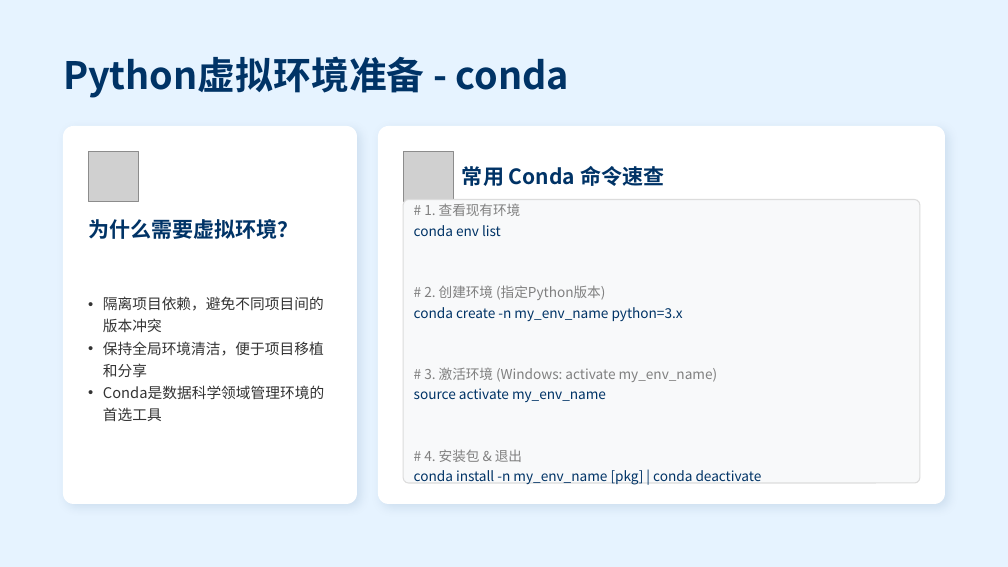
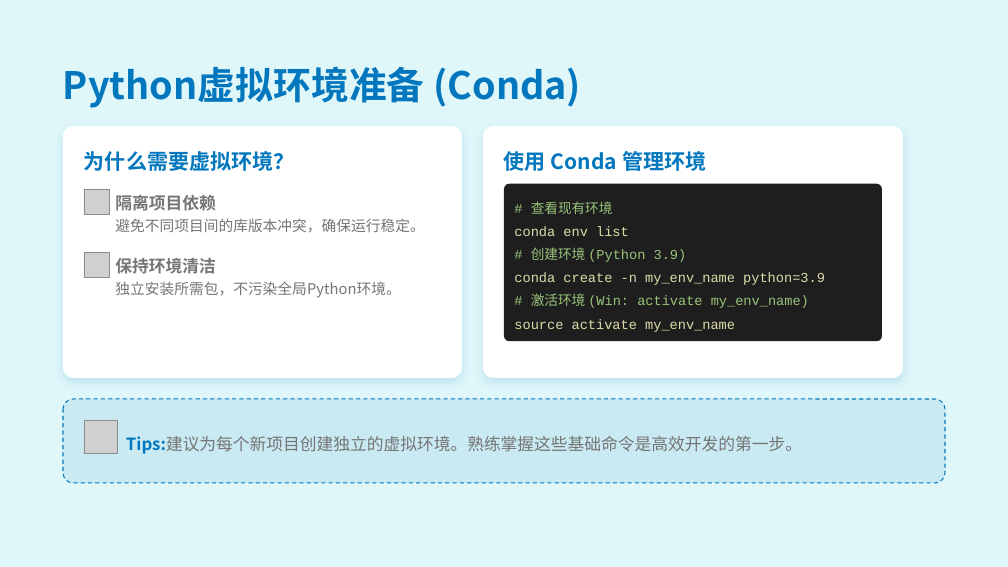
Before and after one commit to Soyoger/Python-LLM-Learning, a slide deck: slide 6 of Chapter02/大语言模型开发基础教学PPT.pptx (slide 7 before the commit). Drawn at 1008x567 pixels with LibreOffice and Linux fonts; fonts in the diff are those of the drawing; grey boxes stand for pictures. Boxes give left, top, right and bottom in pixels: in the first picture for what was removed or moved away, otherwise in the second. Text is boxed around its words. In the diff, an @@ line names an element or a change of style, - is before the commit and + after.

```diff
--- a/Chapter02/大语言模型开发基础教学PPT.pptx
+++ b/Chapter02/大语言模型开发基础教学PPT.pptx
@@ background #E6F3FF to #E0F7FA @@
@@ text at (63, 66, 581, 108): text changed; text colour #003366 to #0277BD @@
-Python虚拟环境准备 - conda
+Python虚拟环境准备 (Conda)
@@ rounded rectangle at (63, 126, 462, 378): shadow changed; proportions changed @@
@@ rounded rectangle: place and size @@
-rounded rectangle at (63, 126, 357, 504)
+rounded rectangle at (63, 126, 462, 378)
@@ text "为什么需要虚拟环境？": place and size @@
-text "为什么需要虚拟环境？" at (88, 219, 298, 239)
+text "为什么需要虚拟环境？" at (84, 151, 294, 171)
@@ text "为什么需要虚拟环境？" at (84, 151, 294, 171): text colour #003366 to #0277BD @@
@@ rounded rectangle: place and size @@
-rounded rectangle at (378, 126, 945, 504)
+rounded rectangle at (483, 126, 904, 378)
@@ rounded rectangle at (483, 126, 904, 378): shadow changed; proportions changed @@
@@ picture removed at (88, 151, 139, 202) @@
@@ picture removed at (403, 151, 454, 202) @@
@@ text at (504, 151, 706, 171): text changed; text colour #003366 to #0277BD @@
-常用 Conda 命令速查
+使用 Conda 管理环境
@@ picture added at (84, 189, 109, 214) @@
@@ text at (115, 195, 424, 233): text changed; text colour #333333 to #757575 @@
-• 隔离项目依赖，避免不同项目间的版本冲突
-• 保持全局环境清洁，便于项目移植和分享
-• Conda是数据科学领域管理环境的首选工具
+隔离项目依赖
+避免不同项目间的库版本冲突，确保运行稳定。
@@ rounded rectangle removed at (403, 200, 920, 483) @@
@@ rounded rectangle added at (504, 184, 882, 341), fill #1E1E1E @@
@@ text "# 查看现有环境": place and size @@
-text "# 查看现有环境" at (414, 203, 762, 485)
+text "# 查看现有环境" at (514, 201, 825, 332)
@@ text at (531, 201, 613, 214): text changed; font Noto Sans CJK SC to Courier New; text colour #808080 to #98C379 @@
-# 1. 查看现有环境
+# 查看现有环境
@@ text at (514, 226, 735, 332): font Noto Sans CJK SC to Courier New, text colour #003366 to #DCDCAA in "conda env list", "source activate my_env_name"; line spacing 1.25 to 22pt @@
@@ picture added at (84, 252, 109, 277) @@
@@ text added at (115, 258, 400, 298), 14 pt, text #757575 @@
+保持环境清洁
+独立安装所需包，不污染全局Python环境。
@@ text at (514, 247, 825, 308): text changed; font Noto Sans CJK SC to Courier New; text colour #808080 to #98C379 @@
-# 2. 创建环境 (指定Python版本)
-conda create -n my_env_name python=3.x
-# 3. 激活环境 (Windows: activate my_env_name)
+# 创建环境 (Python 3.9)
+conda create -n my_env_name python=3.9
+# 激活环境 (Win: activate my_env_name)
@@ rounded rectangle added at (63, 399, 945, 483), fill #0277BD at 10% opacity, outline #0277BD 1 pt dashed @@
@@ picture added at (84, 420, 117, 454) @@
@@ text added at (126, 436, 802, 454), 16 pt, text #757575 @@
+Tips:建议为每个新项目创建独立的虚拟环境。熟练掌握这些基础命令是高效开发的第一步。
@@ text at (414, 449, 762, 485): paragraphs removed @@
-# 4. 安装包 & 退出
-conda install -n my_env_name [pkg] | conda deactivate
```
Also in this commit, not shown: 4 other slides changed, 36 slides added, 45 slides removed, 8 other files.
